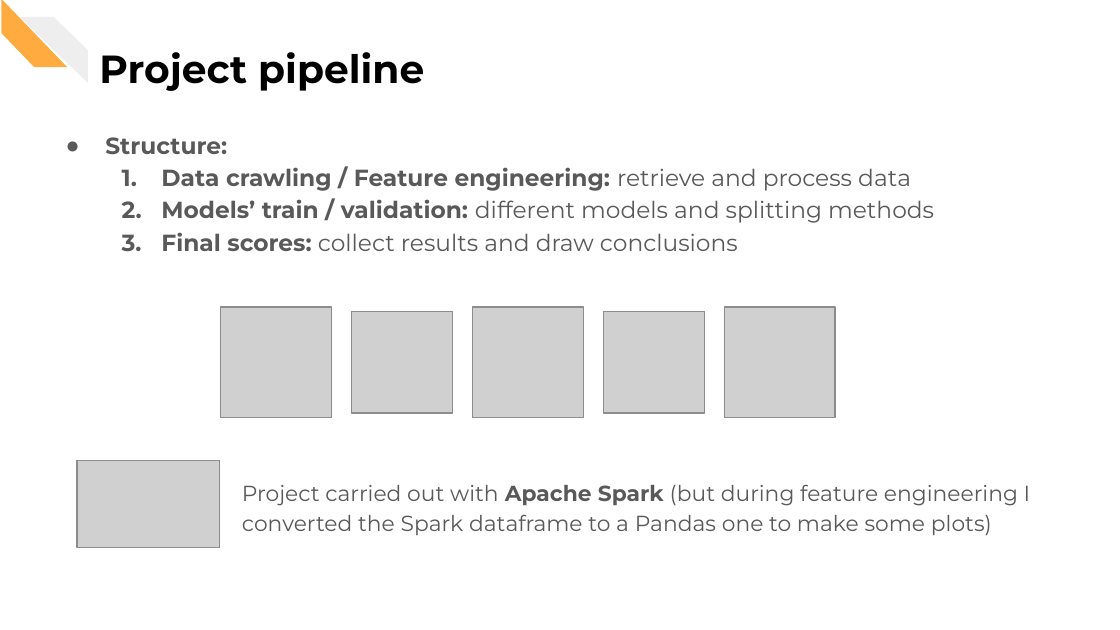
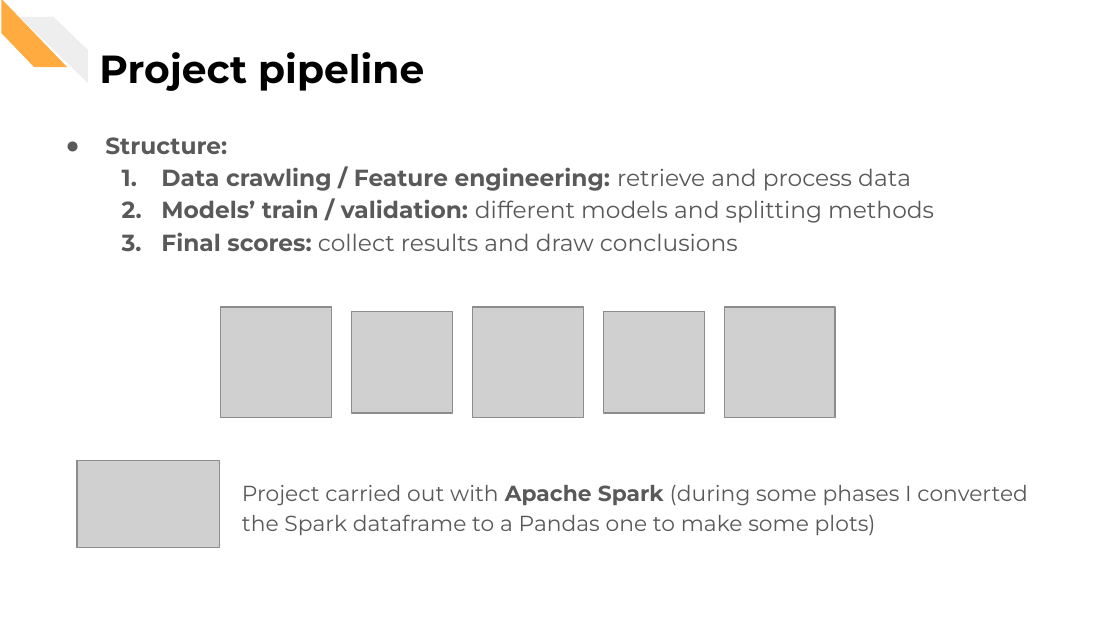
Before and after one commit to CorsiDanilo/bitcoin-price-prediction-with-pyspark, a slide deck: slide 11 of presentation/presentation.pptx. Drawn at 1120x630 pixels with LibreOffice and Linux fonts; fonts in the diff are those of the drawing; grey boxes stand for pictures. Boxes give left, top, right and bottom in pixels: in the first picture for what was removed or moved away, otherwise in the second. Text is boxed around its words. In the diff, an @@ line names an element or a change of style, - is before the commit and + after.

```diff
--- a/presentation/presentation.pptx
+++ b/presentation/presentation.pptx
@@ text at box(242, 485, 1028, 535): text changed @@
-Project carried out with Apache Spark (but during feature engineering I converted the Spark dataframe to a Pandas one to make some plots)
+Project carried out with Apache Spark (during some phases I converted the Spark dataframe to a Pandas one to make some plots)
```
